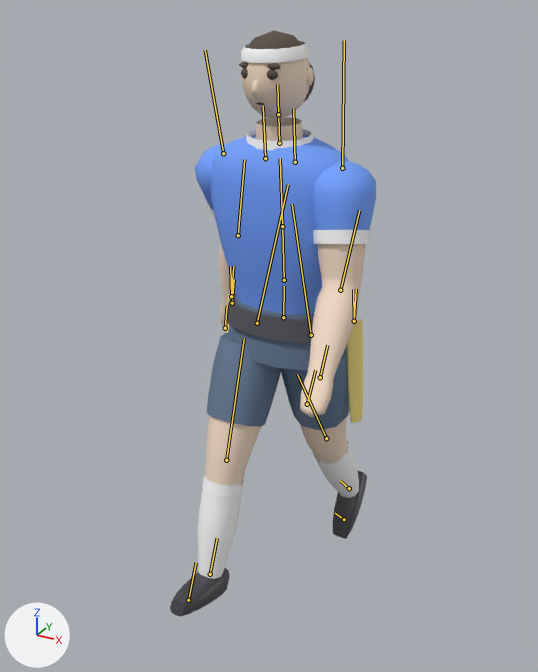
What one commit did to the glTF model flagster/lib/flagplayer.glb.
The view is the same before and after, from a 50 mm camera at (1.018, -1.948, 1.91) aimed at (-0.023, -0.057, 0.964). Every picture has the same lights, and +X, +Y and +Z are marked at lower left. The older version comes first. Both versions are drawn at frame 11 of the action 'Walk'; the numbers are the values there. The bones that bend it are drawn over the model as lines.

The first picture shows 'belt', 'flag', 'hair', 'jersey', 'shoes', 'shorts', 'skin', 'socks', 'trim'.
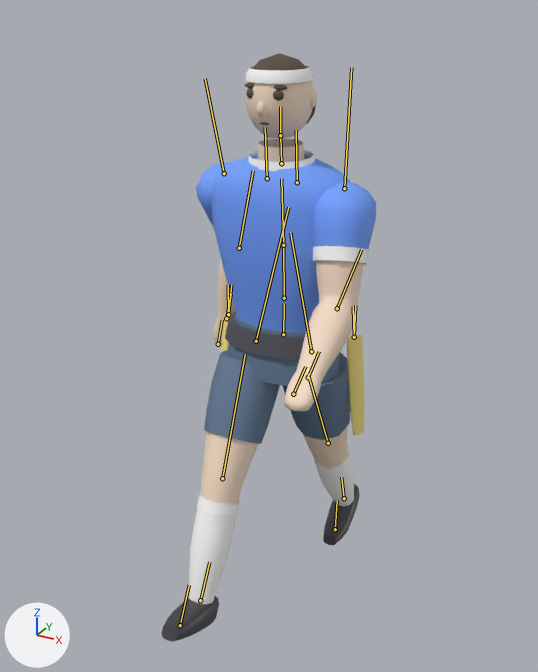
What differs and where, as boxes [x1, y1, x2, y2] in the pictures (538 x 672 px):
'jersey', posed: before [195, 135, 376, 315]; after [196, 155, 376, 333]
'skin', posed: before [205, 57, 366, 485]; after [200, 81, 364, 504]
'shorts', posed: before [207, 295, 349, 430]; after [204, 314, 351, 444]
'trim', posed: before [202, 41, 370, 497]; after [197, 65, 368, 516]
'socks', posed (14% taller): before [198, 441, 359, 579]; after [188, 446, 354, 604]
'shoes', posed (8% taller): before [170, 471, 367, 617]; after [162, 484, 360, 642]
'belt', posed: before [225, 294, 313, 343]; after [225, 311, 305, 360]
'hair', posed: before [239, 30, 315, 105]; after [244, 53, 316, 125]
'flag', posed: before [225, 294, 363, 423]; after [221, 312, 364, 436]
bone 'Hips', root to tip: before (283, 317) to (284, 286); after (283, 334) to (284, 304)
bone 'Spine', root to tip: before (284, 280) to (282, 226); after (284, 298) to (283, 245)
bone 'Chest', root to tip: before (282, 226) to (280, 158); after (283, 245) to (281, 178)
bone 'Head', root to tip: before (278, 114) to (277, 84); after (280, 135) to (280, 106)
bone 'UpperArm_L', root to tip: before (342, 168) to (344, 40); after (344, 188) to (351, 67)
bone 'LowerArm_L', root to tip: before (340, 290) to (359, 210); after (337, 308) to (361, 249)
bone 'UpperArm_R', root to tip: before (223, 153) to (205, 50); after (224, 173) to (205, 78)
bone 'LowerArm_R', root to tip: before (238, 235) to (244, 159); after (239, 248) to (253, 170)
bone 'UpperLeg_L', root to tip: before (311, 335) to (292, 204); after (311, 351) to (290, 232)
bone 'LowerLeg_L', root to tip: before (326, 438) to (297, 374); after (328, 443) to (308, 374)
bone 'Foot_L', root to tip: before (349, 488) to (340, 480); after (344, 498) to (341, 477)
bone 'Toe_L', root to tip: before (344, 519) to (335, 513); after (335, 529) to (337, 500)
bone 'UpperLeg_R', root to tip: before (257, 323) to (288, 184); after (256, 341) to (288, 207)
bone 'LowerLeg_R', root to tip: before (226, 460) to (244, 338); after (222, 478) to (245, 354)
bone 'Flag_L', root to tip: before (354, 321) to (353, 289); after (354, 337) to (353, 306)
bone 'Flag_R', root to tip: before (231, 296) to (233, 266); after (228, 314) to (231, 284)

What the commit changed:
Bone 'Hips' (bone_hips) moves from (0.0, 0.011, 0.0) to (0.0, -0.049, 0.0).
Bone 'Hips' (bone_hips) turns from (0, 0, 0) to (0, 4, 0) degrees about its own x, y and z.
Bone 'Spine' (bone_spine) turns from (4, 0, 0) to (2, -2, 0) degrees about its own x, y and z.
Bone 'Chest' (bone_chest) turns from (1, -3, 0) to (2, -3, 0) degrees about its own x, y and z.
Bone 'Head' (bone_head) turns from (0, 0, 0) to (-3, 1, 0) degrees about its own x, y and z.
Bone 'UpperArm_L' (bone_upperarm_l) turns from (-19, 3, 8) to (-25, 3, 7) degrees about its own x, y and z.
Bone 'LowerArm_L' (bone_lowerarm_l) turns from (-33, 2, 2) to (-47, 2, 2) degrees about its own x, y and z.
Bone 'UpperArm_R' (bone_upperarm_r) turns from (20, 3, -8) to (25, 4, -8) degrees about its own x, y and z.
Bone 'LowerArm_R' (bone_lowerarm_r) turns from (-18, -1, -3) to (-31, -1, -2) degrees about its own x, y and z.
Bone 'UpperLeg_L' (bone_upperleg_l) turns from (16, 0, 1) to (21, 0, 1) degrees about its own x, y and z.
Bone 'LowerLeg_L' (bone_lowerleg_l) turns from (17, 0, 0) to (7, 0, 0) degrees about its own x, y and z.
Bone 'Foot_L' (bone_foot_l) turns from (12, 0, 0) to (-12, 0, 0) degrees about its own x, y and z.
Bone 'Toe_L' (bone_toe_l) turns from (0, 0, 0) to (-24, 0, 0) degrees about its own x, y and z.
Bone 'UpperLeg_R' (bone_upperleg_r) turns from (-25, 0, -1) to (-31, -1, -1) degrees about its own x, y and z.
Bone 'LowerLeg_R' (bone_lowerleg_r) turns from (9, 0, 0) to (8, 0, 0) degrees about its own x, y and z.
Bone 'Flag_L' (bone_flag_l) turns from (4, 0, 2) to (5, 0, 3) degrees about its own x, y and z.
Bone 'Flag_R' (bone_flag_r) turns from (-6, 0, -2) to (-7, 0, -3) degrees about its own x, y and z.
